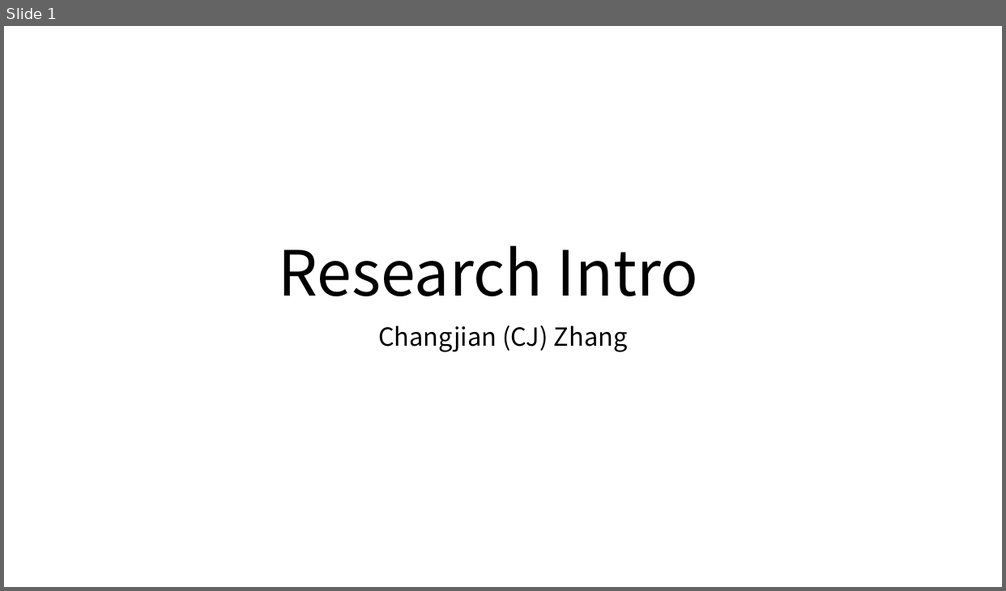
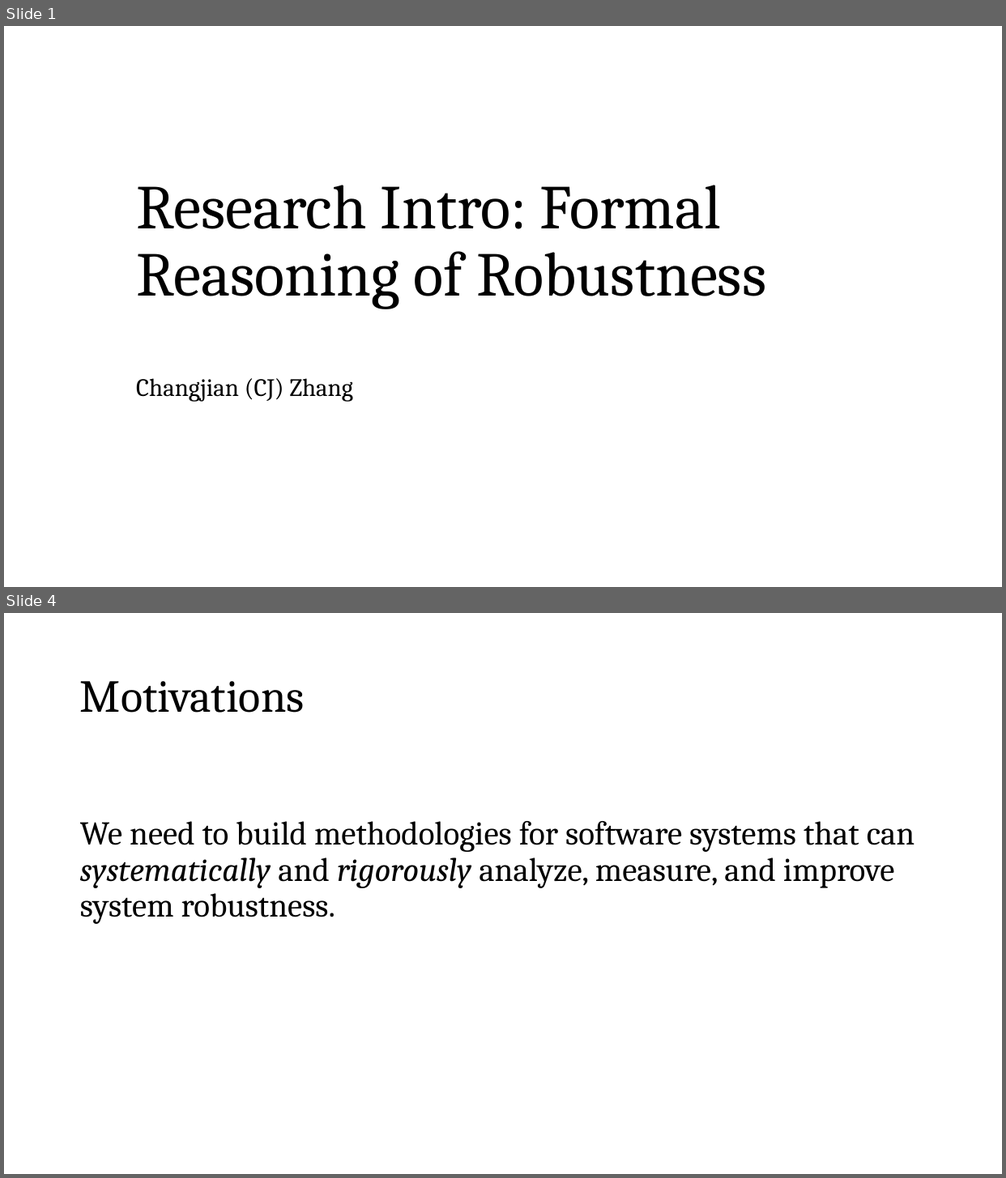
Before and after one commit to SteveZhangBit/SteveZhangBit.github.io, a slide deck: statics/slides/2022-Fall-Research Intro-CJ.pptx. Shown one above the other, each under a label of ours: slide 1 before the commit, slides 1 and 4 after it; the slides between them are not shown. The pictures are 1006x591 and 1006x1178 pixels, drawn with LibreOffice and Linux fonts; fonts in the diff are those of the drawing. Boxes give left, top, right and bottom in pixels: in the first picture for what was removed or moved away, otherwise in the second. Text is boxed around its words. In the diff, an @@ line names an element or a change of style, - is before the commit and + after.

Commit message:
Update research intro and practicum talk

```diff
--- a/statics/slides/2022-Fall-Research Intro-CJ.pptx
+++ b/statics/slides/2022-Fall-Research Intro-CJ.pptx
@@ slide 4 added at [4, 613, 1002, 1174], background #FFFFFF @@
@@ title added at [80, 681, 305, 713], 44 pt, text #000000 @@
+Motivations
@@ text added at [80, 821, 915, 924], 32 pt, text #000000 @@
+We need to build methodologies for software systems that can systematically and rigorously analyze, measure, and improve system robustness.
@@ slide 1 changed as well @@
@@ title at [136, 185, 766, 310]: text changed; font Noto Sans CJK SC to Cambria @@
-Research Intro
+Research Intro: Formal Reasoning of Robustness
@@ subtitle "Changjian (CJ) Zhang" at [136, 378, 354, 402]: font Noto Sans CJK SC to Cambria; alignment centre to left; vertical alignment top to middle @@
```
Also in this commit, not shown: 15 other slides changed, 7 other slides added, 2 slides removed, 1 other file.
